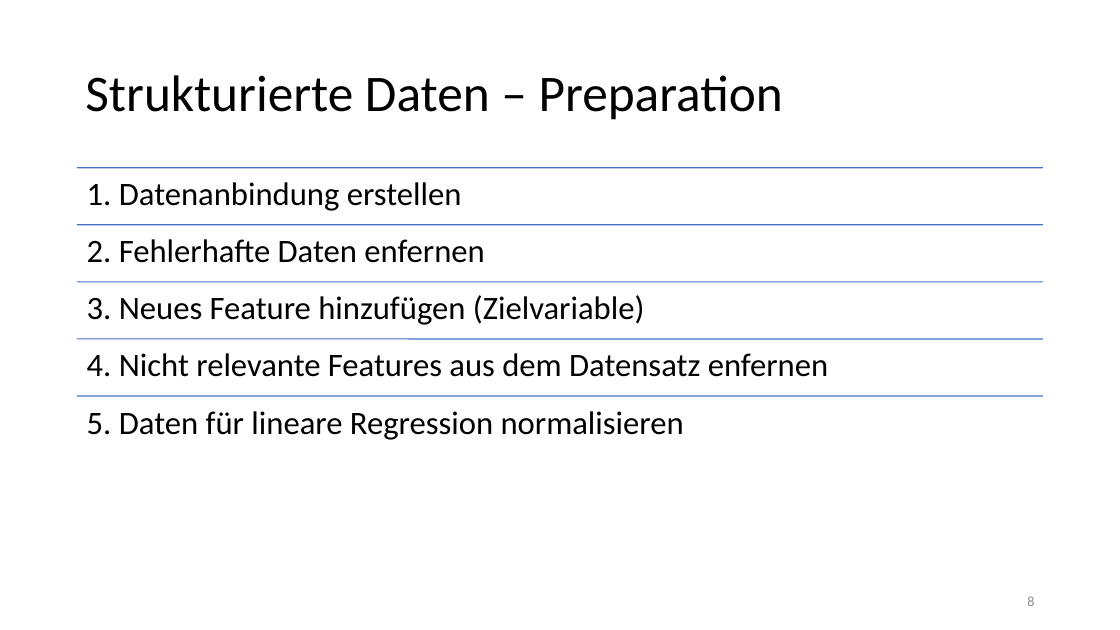
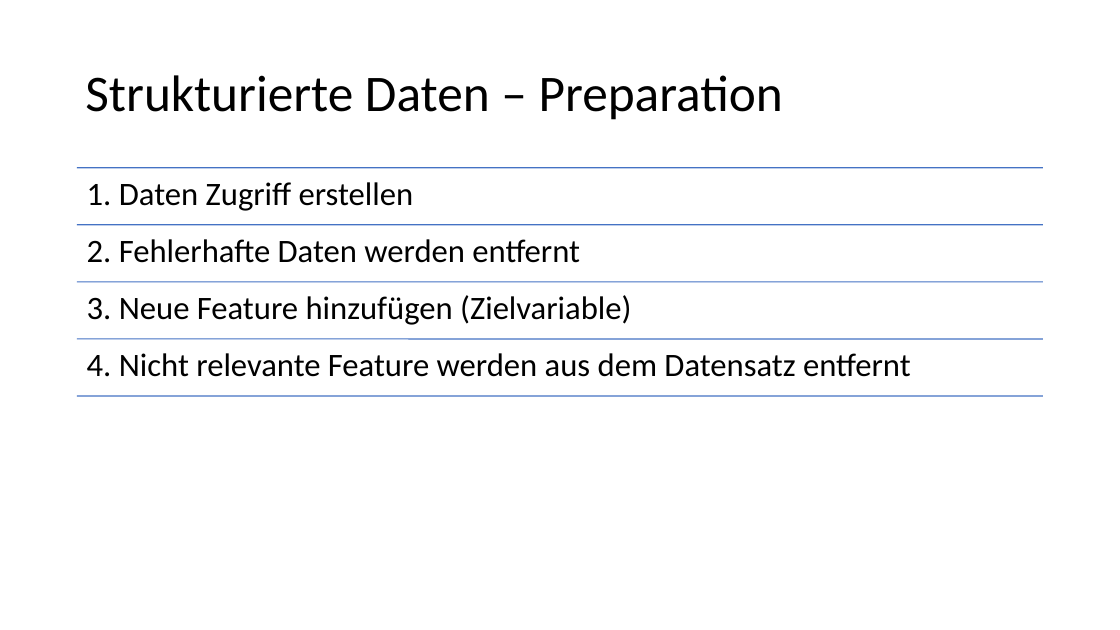
Before and after one commit to Flitschi7/big-data-management, a slide deck: slide 8 of Organisational/Dokumentation HHZ Rocket Project.pptx. Drawn at 1120x630 pixels with LibreOffice and Linux fonts; fonts in the diff are those of the drawing. Boxes give left, top, right and bottom in pixels: in the first picture for what was removed or moved away, otherwise in the second. Text is boxed around its words. In the diff, an @@ line names an element or a change of style, - is before the commit and + after.

```diff
--- a/Organisational/Dokumentation HHZ Rocket Project.pptx
+++ b/Organisational/Dokumentation HHZ Rocket Project.pptx
@@ text at [87,182,414,211]: text changed @@
-1. Datenanbindung erstellen
+1. Daten Zugriff erstellen
@@ text at [87,239,580,263]: text changed @@
-2. Fehlerhafte Daten enfernen
+2. Fehlerhafte Daten werden entfernt
@@ text at [87,295,631,325]: text changed @@
-3. Neues Feature hinzufügen (Zielvariable)
+3. Neue Feature hinzufügen (Zielvariable)
@@ text at [87,353,911,377]: text changed @@
-4. Nicht relevante Features aus dem Datensatz enfernen
+4. Nicht relevante Feature werden aus dem Datensatz entfernt
@@ text removed at [87,411,684,440] @@
-5. Daten für lineare Regression normalisieren
@@ page number removed at [1027,596,1034,606] @@
-8
```
Also in this commit, not shown: 23 other slides changed, 9 slides added, 6 slides removed.
